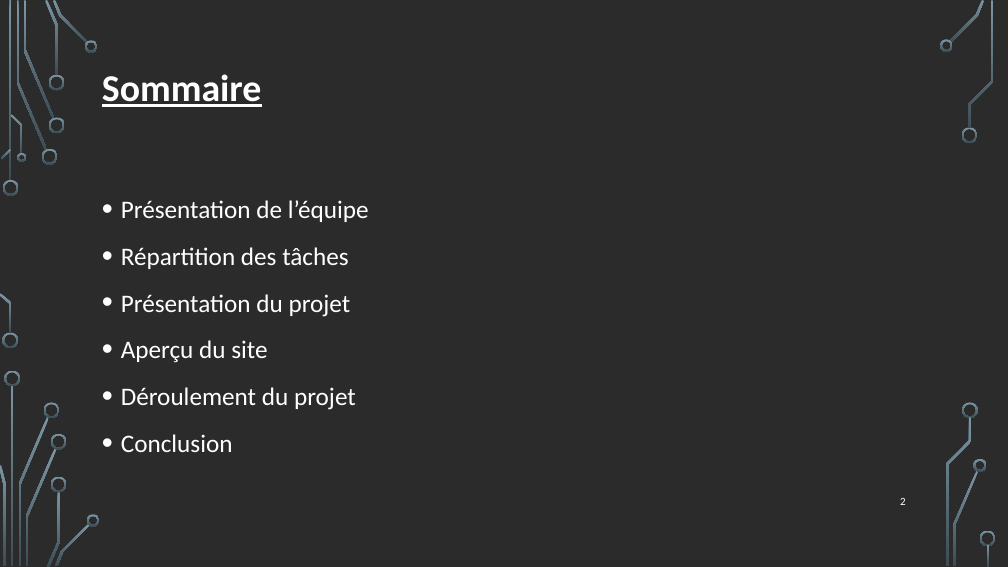
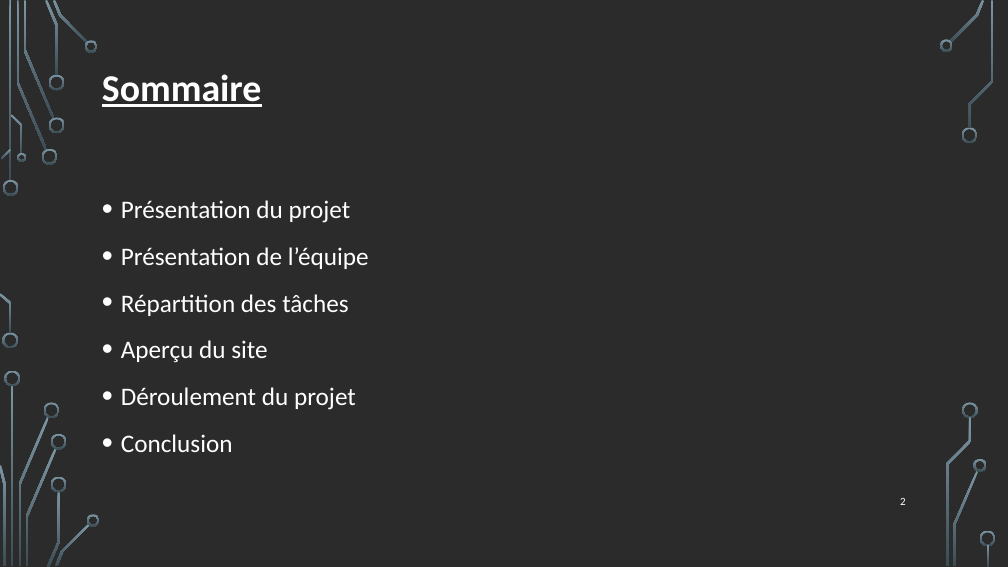
Before and after one commit to SarahGumaa/PPE2, a slide deck: slide 2 of Project-Personnalisé-Encadrée .pptx. Drawn at 1008x567 pixels with LibreOffice and Linux fonts; fonts in the diff are those of the drawing; background and template pictures are left out; a plain dark background stands for a picture behind light text. Boxes give left, top, right and bottom in pixels: in the first picture for what was removed or moved away, otherwise in the second. Text is boxed around its words. In the diff, an @@ line names an element or a change of style, - is before the commit and + after.

```diff
--- a/Project-Personnalisé-Encadrée .pptx
+++ b/Project-Personnalisé-Encadrée .pptx
@@ text at <box>121,200,351,223</box>: paragraph added @@
+• Présentation du projet
@@ text at <box>121,294,351,317</box>: paragraph removed @@
-• Présentation du projet
```
Also in this commit, not shown: 3 other slides changed, 1 slide added.
